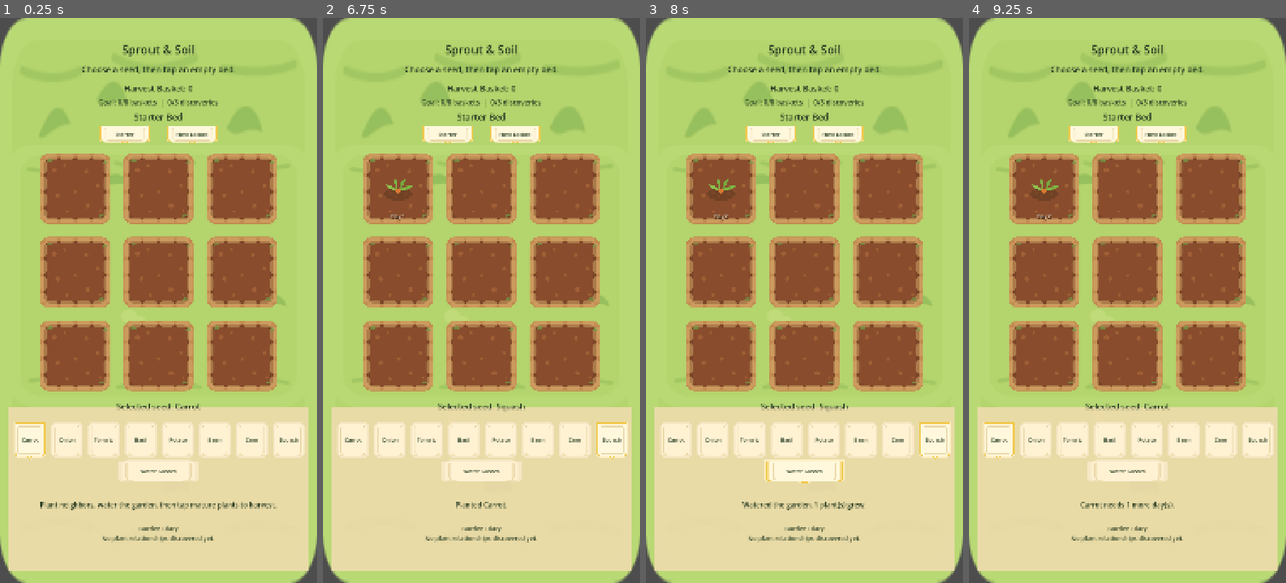
Above: before the commit, frames 1-4 (left to right).
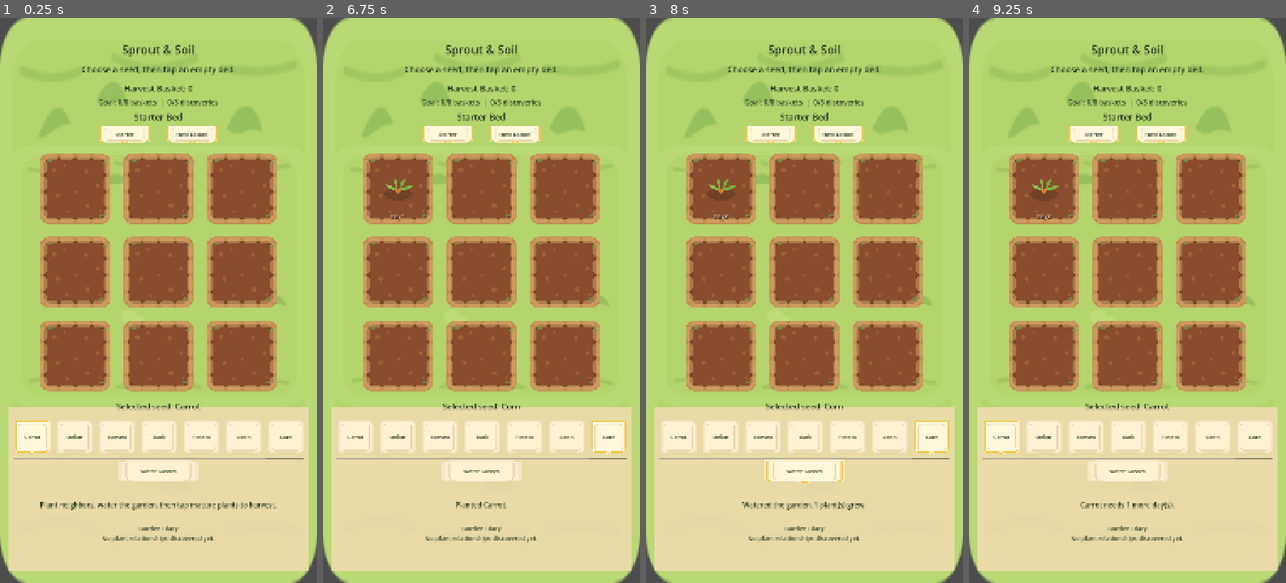
Above: after the commit, the same moments.

Repository: Angelo223/sprout-and-soil
Game: Godot game, scene res://MainScene.tscn
Same seed, same stepped clock (60 frames per second), same inputs: the game is played once before the commit and once after it.
Inputs (mouse positions are in pixels of both pictures, inside the frame that each line leads up to):
- Up to frame 1 (0.25 s): no input
- Up to frame 2 (6.75 s): click (399, 187) at 0.52 s; click "Onion" at 1.25 s; click "Carrot" at 2 s; click "Tomato" at 2.75 s; click "Basil" at 3.5 s; click "Potato" at 4.25 s; click "Bean" at 5 s; click "Corn" at 5.75 s; click (611, 441) at 6.5 s, where only the run before the commit has a clickable "Squash"
- Up to frame 3 (8 s): click "Water Garden" at 7.25 s
- Up to frame 4 (9.25 s): click (1045, 187) at 8.02 s; click "Carrot" at 8.75 s

The runs differ from the first frame. In frame 1, 3.1% of the frame differs, in the area x 4-97%, y 71-79%; in frame 2, 3.2%, in the area x 4-97%, y 68-79%; in frame 3, 3.2%; in frame 4, 3.1%.

Commit message:
Make seed bar horizontally scrollable

Diff:
--- a/scripts/ui/seed_bar.gd
+++ b/scripts/ui/seed_bar.gd
@@ -11,6 +11,7 @@
 var selected_seed_id := "carrot"
 var seed_buttons: Dictionary = {}
 var selected_seed_label: Label
+var scroll_container: ScrollContainer
 var seed_container: HBoxContainer
 
 func setup(seed_ids: Array, initial_seed_id: String) -> void:
@@ -30,7 +31,7 @@
 	if selected_seed_label != null:
 		return
 
-	size = Vector2(1080, 200)
+	size = Vector2(1080, 205)
 
 	selected_seed_label = Label.new()
 	selected_seed_label.name = "SelectedSeedLabel"
@@ -41,20 +42,30 @@
 	selected_seed_label.add_theme_font_size_override("font_size", 28)
 	add_child(selected_seed_label)
 
+	scroll_container = ScrollContainer.new()
+	scroll_container.name = "SeedScrollContainer"
+	scroll_container.position = Vector2(44, 65)
+	scroll_container.size = Vector2(992, 140)
+	scroll_container.horizontal_scroll_mode = ScrollContainer.SCROLL_MODE_AUTO
+	scroll_container.vertical_scroll_mode = ScrollContainer.SCROLL_MODE_DISABLED
+	scroll_container.follow_focus = true
+	add_child(scroll_container)
+
 	seed_container = HBoxContainer.new()
 	seed_container.name = "SeedContainer"
-	seed_container.position = Vector2(44, 70)
-	seed_container.size = Vector2(992, 128)
-	seed_container.alignment = BoxContainer.ALIGNMENT_CENTER
-	seed_container.add_theme_constant_override("separation", 10)
-	add_child(seed_container)
+	seed_container.size_flags_horizontal = Control.SIZE_EXPAND_FILL
+	seed_container.size_flags_vertical = Control.SIZE_SHRINK_CENTER
+	seed_container.alignment = BoxContainer.ALIGNMENT_BEGIN
+	seed_container.add_theme_constant_override("separation", 12)
+	scroll_container.add_child(seed_container)
 
 	for seed_id_value in available_seeds:
 		var seed_id := str(seed_id_value)
 		var button := Button.new()
 		button.name = "%sSeedButton" % seed_id.capitalize()
 		button.text = PlantData.get_display_name(seed_id)
-		button.custom_minimum_size = Vector2(116, 118)
+		button.custom_minimum_size = Vector2(132, 118)
+		button.focus_mode = Control.FOCUS_NONE
 		_apply_seed_button_theme(button)
 		button.pressed.connect(_on_seed_button_pressed.bind(seed_id))
 		seed_container.add_child(button)
